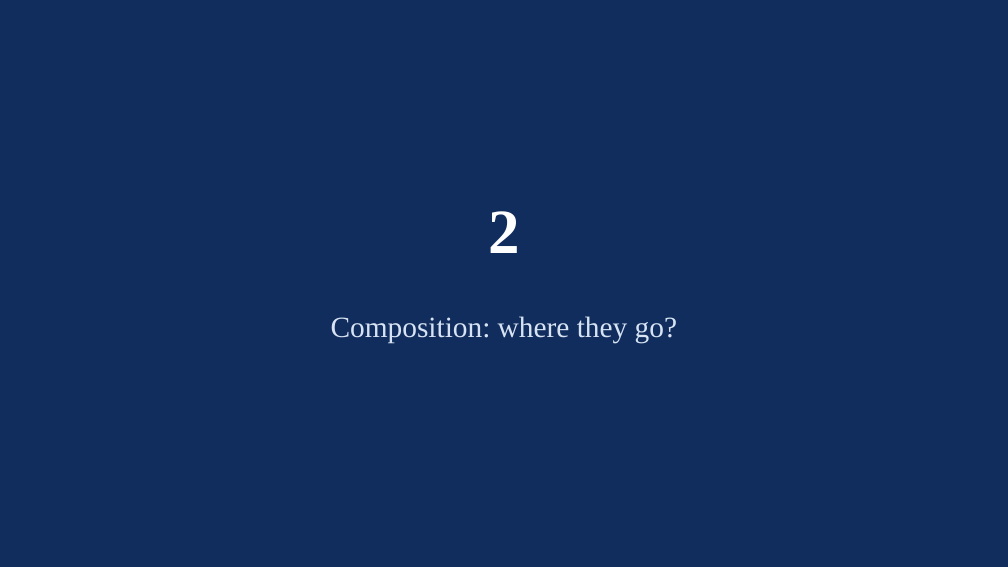
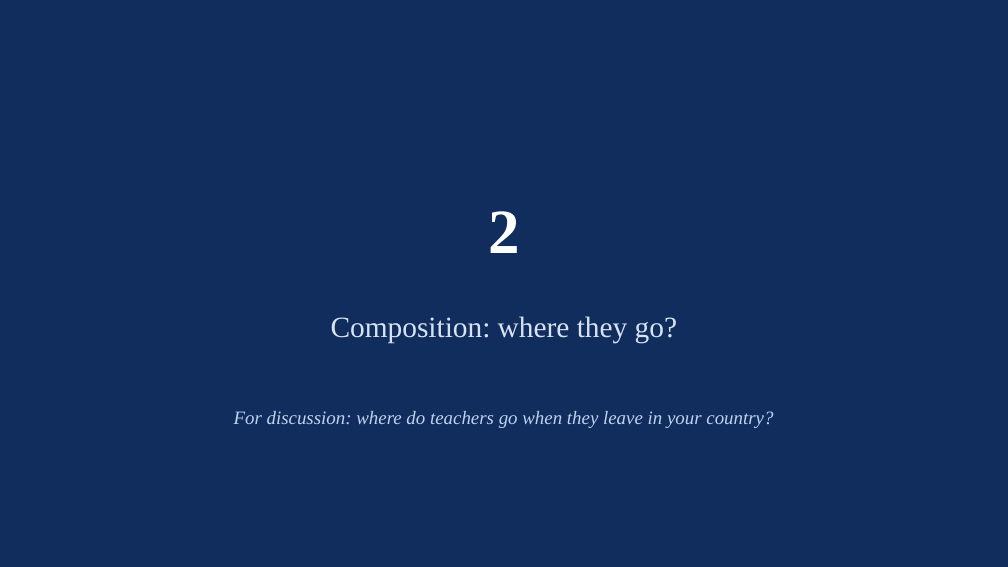
Before and after one commit to jedr1-ship-it/Alternative-Pathways----Quant, a slide deck: slide 9 of report/data_cluster/Proyect_US_policy.pptx. Drawn at 1008x567 pixels with LibreOffice and Linux fonts; fonts in the diff are those of the drawing. Boxes give left, top, right and bottom in pixels: in the first picture for what was removed or moved away, otherwise in the second. Text is boxed around its words. In the diff, an @@ line names an element or a change of style, - is before the commit and + after.

```diff
--- a/report/data_cluster/Proyect_US_policy.pptx
+++ b/report/data_cluster/Proyect_US_policy.pptx
@@ text added at [234, 411, 773, 428], 18 pt, text #BED3EE, italic @@
+For discussion: where do teachers go when they leave in your country?
```
Also in this commit, not shown: 14 other slides changed, 1 slide added, 1 other file.
